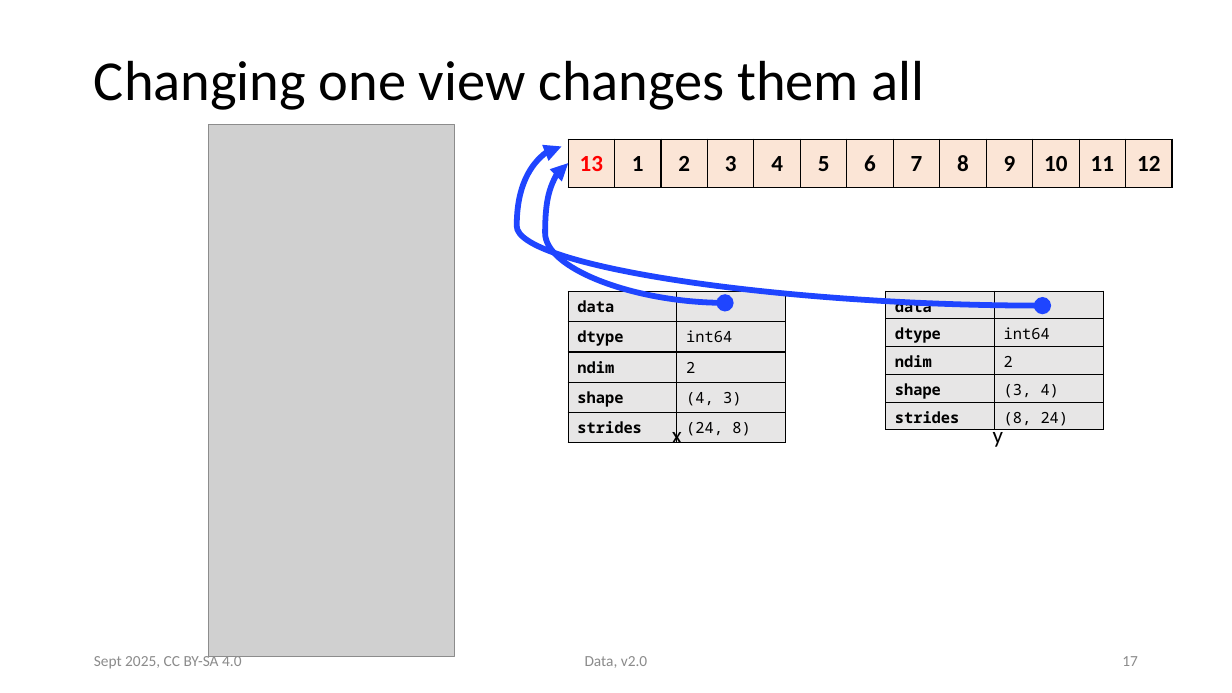
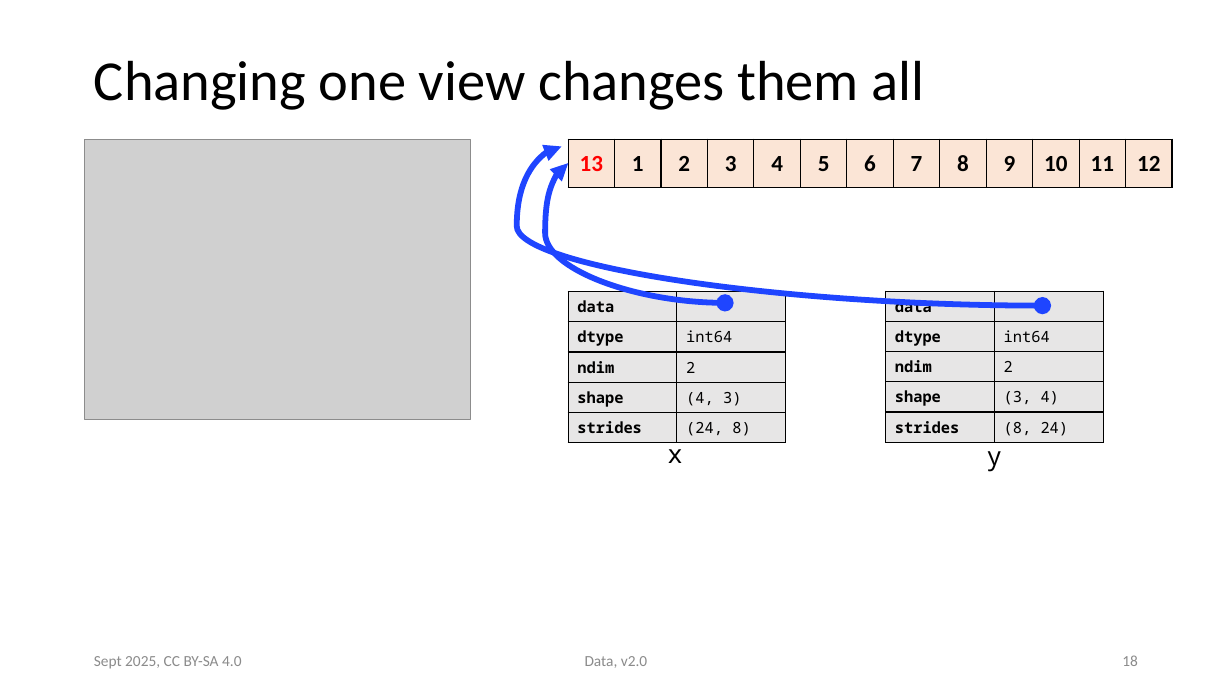
Before and after one commit to victoris93/data_class, a slide deck: slide 18 of numpy.pptx (slide 17 before the commit). Drawn at 1232x693 pixels with LibreOffice and Linux fonts; fonts in the diff are those of the drawing; grey boxes stand for pictures. Boxes give left, top, right and bottom in pixels: in the first picture for what was removed or moved away, otherwise in the second. Text is boxed around its words. In the diff, an @@ line names an element or a change of style, - is before the commit and + after.

```diff
--- a/numpy.pptx
+++ b/numpy.pptx
@@ picture added at (x1=85, y1=140, x2=470, y2=420) @@
@@ picture removed at (x1=209, y1=124, x2=456, y2=656) @@
@@ text "x" moved from (x1=672, y1=423, x2=682, y2=443) to (x1=667, y1=439, x2=682, y2=463) @@
@@ text "x" at (x1=667, y1=439, x2=682, y2=463): size 18 to 20 pt, font Calibri to Noto Sans Mono @@
@@ text "y" at (x1=987, y1=441, x2=1002, y2=472): size 18 to 20 pt, font Calibri to Noto Sans Mono @@
@@ text "y" moved from (x1=993, y1=423, x2=1003, y2=447) to (x1=987, y1=441, x2=1002, y2=472) @@
@@ page number at (x1=1122, y1=655, x2=1138, y2=666): text changed @@
-17
+18
```
Also in this commit, not shown: 6 other slides changed, 2 slides added, 2 other files.
